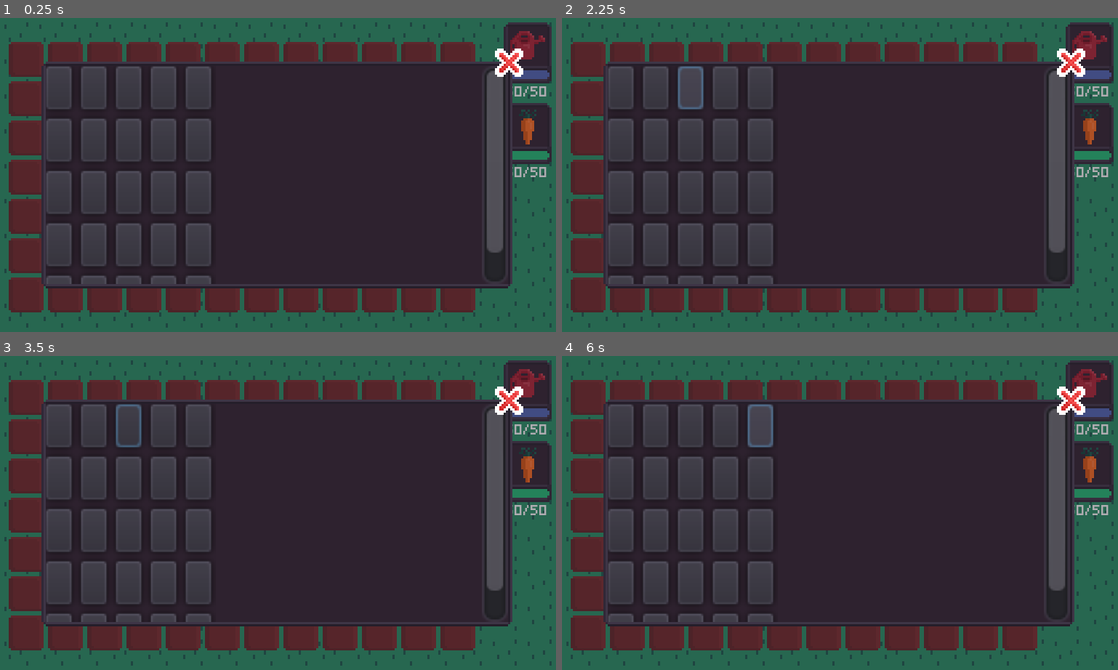
Above: before the commit, frames 1-4 (two rows, left to right).
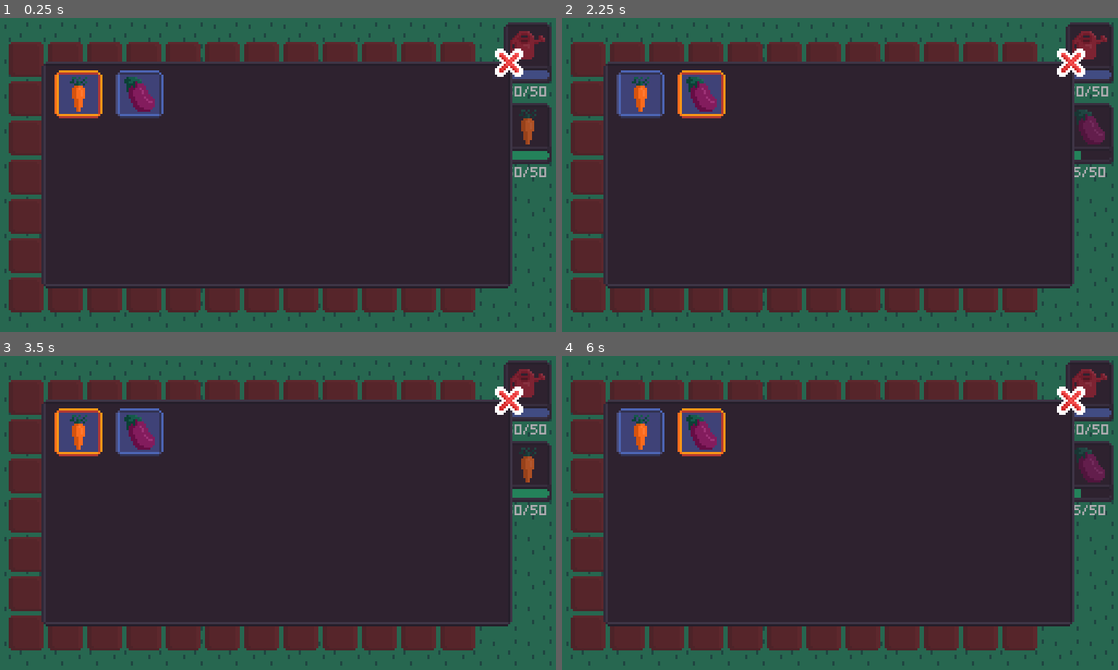
Above: after the commit, the same moments.

Repository: theludovyc/JamEstLa4
Game: Godot game, scene res://Scene/garden/Garden.tscn
Same seed, same stepped clock (60 frames per second), same inputs: the game is played once before the commit and once after it.
Inputs (mouse positions are in pixels of both pictures, inside the frame that each line leads up to):
- Up to frame 1 (0.25 s): no input
- Up to frame 2 (2.25 s): click (1090, 127) at 0.5 s; click (1051, 124) at 1.25 s; click (701, 93) at 2.02 s
- Up to frame 3 (3.5 s): click (77, 431) at 2.77 s
- Up to frame 4 (6 s): click (656, 425) at 3.52 s; click (689, 425) at 4.27 s; click (723, 425) at 5.02 s; click (762, 425) at 5.77 s

The runs differ from the first frame. In frame 1, 10% of the frame differs, in the area x 8-91%, y 15-85%; in frame 2, 11%; in frame 3, 10%; in frame 4, 11%, in the area x 8-99%, y 15-85%.

Commit message:
Some more seeds & seed selection menu

Diff:
--- a/Item/seeds/Carrot.tres
+++ b/Item/seeds/Carrot.tres
@@ -1,7 +1,6 @@
-[gd_resource type="Resource" load_steps=4 format=2]
+[gd_resource type="Resource" load_steps=3 format=2]
 
 [ext_resource path="res://Script/garden/Seed.gd" type="Script" id=1]
-[ext_resource path="res://ressources/sprites/garden/plantations/carrot.png" type="Texture" id=2]
 [ext_resource path="res://ressources/sprites/inventory/carrot.png" type="Texture" id=3]
 
 [resource]
@@ -10,5 +9,3 @@
 GrowDuration = 20
 GrowSteps = 3
 VegetableSprite = ExtResource( 3 )
-PlantSprite = ExtResource( 2 )
-GrowTotalTime = 600
--- a/Item/seeds/Eggplant.tres
+++ b/Item/seeds/Eggplant.tres
@@ -1,10 +1,11 @@
-[gd_resource type="Resource" load_steps=2 format=2]
+[gd_resource type="Resource" load_steps=3 format=2]
 
 [ext_resource path="res://Script/garden/Seed.gd" type="Script" id=1]
+[ext_resource path="res://ressources/sprites/inventory/eggplant.png" type="Texture" id=2]
 
 [resource]
 script = ExtResource( 1 )
 SeedName = "Eggplant"
 GrowDuration = 50
 GrowSteps = 4
-GrowTotalTime = 600
+VegetableSprite = ExtResource( 2 )
--- a/Scene/garden/Garden.tscn
+++ b/Scene/garden/Garden.tscn
@@ -12,6 +12,7 @@
 [ext_resource path="res://ressources/sprites/garden/button_open.png" type="Texture" id=10]
 [ext_resource path="res://ressources/sprites/garden/button_open_select.png" type="Texture" id=11]
 [ext_resource path="res://Scene/garden/SeedMenu.tscn" type="PackedScene" id=12]
+[ext_resource path="res://Item/seeds/Eggplant.tres" type="Resource" id=13]
 
 [sub_resource type="StyleBoxFlat" id=1]
 bg_color = Color( 0.301961, 0.396078, 0.705882, 1 )
@@ -53,7 +54,7 @@
 
 [node name="Garden" type="Node2D"]
 script = ExtResource( 5 )
-Seeds = [ ExtResource( 9 ) ]
+Seeds = [ ExtResource( 9 ), ExtResource( 13 ) ]
 
 [node name="Interface" type="CanvasLayer" parent="."]
 
--- a/Scene/garden/SeedMenu.tscn
+++ b/Scene/garden/SeedMenu.tscn
@@ -1,9 +1,14 @@
-[gd_scene load_steps=7 format=2]
+[gd_scene load_steps=12 format=2]
 
 [ext_resource path="res://ressources/sprites/menu_box.png" type="Texture" id=1]
 [ext_resource path="res://ressources/sprites/close.png" type="Texture" id=2]
 [ext_resource path="res://ressources/sprites/close_hover.png" type="Texture" id=3]
 [ext_resource path="res://Script/garden/SeedMenu.gd" type="Script" id=4]
+[ext_resource path="res://ressources/sprites/btn_bg.png" type="Texture" id=5]
+[ext_resource path="res://ressources/sprites/btn_bg_current.png" type="Texture" id=6]
+[ext_resource path="res://ressources/sprites/btn_bg_hover.png" type="Texture" id=7]
+[ext_resource path="res://ressources/sprites/inventory/carrot.png" type="Texture" id=8]
+[ext_resource path="res://ressources/sprites/inventory/eggplant.png" type="Texture" id=9]
 
 [sub_resource type="Animation" id=1]
 resource_name = "close"
@@ -151,163 +156,50 @@
 }
 
 [node name="Inner_box" type="ScrollContainer" parent="."]
-margin_left = 22.0
-margin_top = 22.0
-margin_right = 234.0
+margin_left = 26.0
+margin_top = 24.0
+margin_right = 232.0
 margin_bottom = 122.0
+grow_horizontal = 2
+grow_vertical = 2
 __meta__ = {
 "_edit_use_anchors_": false
 }
 
 [node name="Inner" type="GridContainer" parent="Inner_box"]
-margin_right = 76.0
-margin_bottom = 116.0
-custom_constants/vseparation = 4
-custom_constants/hseparation = 4
-columns = 5
+margin_right = 50.0
+margin_bottom = 22.0
+custom_constants/vseparation = 6
+custom_constants/hseparation = 6
+columns = 7
 __meta__ = {
 "_edit_lock_": true
 }
 
-[node name="Button" type="Button" parent="Inner_box/Inner"]
-margin_right = 12.0
-margin_bottom = 20.0
-
-[node name="Button2" type="Button" parent="Inner_box/Inner"]
-margin_left = 16.0
-margin_right = 28.0
-margin_bottom = 20.0
-
-[node name="Button8" type="Button" parent="Inner_box/Inner"]
-margin_left = 32.0
-margin_right = 44.0
-margin_bottom = 20.0
-
-[node name="Button9" type="Button" parent="Inner_box/Inner"]
-margin_left = 48.0
-margin_right = 60.0
-margin_bottom = 20.0
-
-[node name="Button10" type="Button" parent="Inner_box/Inner"]
-margin_left = 64.0
-margin_right = 76.0
-margin_bottom = 20.0
-
-[node name="Button11" type="Button" parent="Inner_box/Inner"]
-margin_top = 24.0
-margin_right = 12.0
-margin_bottom = 44.0
-
-[node name="Button12" type="Button" parent="Inner_box/Inner"]
-margin_left = 16.0
-margin_top = 24.0
-margin_right = 28.0
-margin_bottom = 44.0
-
-[node name="Button13" type="Button" parent="Inner_box/Inner"]
-margin_left = 32.0
-margin_top = 24.0
-margin_right = 44.0
-margin_bottom = 44.0
-
-[node name="Button14" type="Button" parent="Inner_box/Inner"]
-margin_left = 48.0
-margin_top = 24.0
-margin_right = 60.0
-margin_bottom = 44.0
-
-[node name="Button15" type="Button" parent="Inner_box/Inner"]
-margin_left = 64.0
-margin_top = 24.0
-margin_right = 76.0
-margin_bottom = 44.0
-
-[node name="Button16" type="Button" parent="Inner_box/Inner"]
-margin_top = 48.0
-margin_right = 12.0
-margin_bottom = 68.0
-
-[node name="Button17" type="Button" parent="Inner_box/Inner"]
-margin_left = 16.0
-margin_top = 48.0
-margin_right = 28.0
-margin_bottom = 68.0
-
-[node name="Button18" type="Button" parent="Inner_box/Inner"]
-margin_left = 32.0
-margin_top = 48.0
-margin_right = 44.0
-margin_bottom = 68.0
-
-[node name="Button19" type="Button" parent="Inner_box/Inner"]
-margin_left = 48.0
-margin_top = 48.0
-margin_right = 60.0
-margin_bottom = 68.0
-
-[node name="Button20" type="Button" parent="Inner_box/Inner"]
-margin_left = 64.0
-margin_top = 48.0
-margin_right = 76.0
-margin_bottom = 68.0
-
-[node name="Button21" type="Button" parent="Inner_box/Inner"]
-margin_top = 72.0
-margin_right = 12.0
-margin_bottom = 92.0
-
-[node name="Button22" type="Button" parent="Inner_box/Inner"]
-margin_left = 16.0
-margin_top = 72.0
-margin_right = 28.0
-margin_bottom = 92.0
-
-[node name="Button23" type="Button" parent="Inner_box/Inner"]
-margin_left = 32.0
-margin_top = 72.0
-margin_right = 44.0
-margin_bottom = 92.0
-
-[node name="Button24" type="Button" parent="Inner_box/Inner"]
-margin_left = 48.0
-margin_top = 72.0
-margin_right = 60.0
-margin_bottom = 92.0
-
-[node name="Button25" type="Button" parent="Inner_box/Inner"]
-margin_left = 64.0
-margin_top = 72.0
-margin_right = 76.0
-margin_bottom = 92.0
-
-[node name="Button3" type="Button" parent="Inner_box/Inner"]
-margin_top = 96.0
-margin_right = 12.0
-margin_bottom = 116.0
-
-[node name="Button4" type="Button" parent="Inner_box/Inner"]
-margin_left = 16.0
-margin_top = 96.0
-margin_right = 28.0
-margin_bottom = 116.0
-
-[node name="Button5" type="Button" parent="Inner_box/Inner"]
-margin_left = 32.0
-margin_top = 96.0
-margin_right = 44.0
-margin_bottom = 116.0
-
-[node name="Button6" type="Button" parent="Inner_box/Inner"]
-margin_left = 48.0
-margin_top = 96.0
-margin_right = 60.0
-margin_bottom = 116.0
-
-[node name="Button7" type="Button" parent="Inner_box/Inner"]
-margin_left = 64.0
-margin_top = 96.0
-margin_right = 76.0
-margin_bottom = 116.0
+[node name="Carrot" type="TextureButton" parent="Inner_box/Inner"]
+margin_right = 22.0
+margin_bottom = 22.0
+texture_normal = ExtResource( 5 )
+texture_hover = ExtResource( 7 )
+texture_disabled = ExtResource( 6 )
+
+[node name="Sprite" type="Sprite" parent="Inner_box/Inner/Carrot"]
+texture = ExtResource( 8 )
+centered = false
+offset = Vector2( 3, 3 )
+
+[node name="Eggplant" type="TextureButton" parent="Inner_box/Inner"]
+margin_left = 28.0
+margin_right = 50.0
+margin_bottom = 22.0
+texture_normal = ExtResource( 5 )
+texture_hover = ExtResource( 7 )
+texture_disabled = ExtResource( 6 )
+
+[node name="Sprite" type="Sprite" parent="Inner_box/Inner/Eggplant"]
+texture = ExtResource( 9 )
+centered = false
+offset = Vector2( 3, 3 )
 
 [node name="TextureButton" type="TextureButton" parent="."]
 margin_left = 228.0
@@ -324,4 +216,6 @@
 [node name="Animations" type="AnimationPlayer" parent="."]
 anims/close = SubResource( 1 )
 anims/open = SubResource( 2 )
+[connection signal="pressed" from="Inner_box/Inner/Carrot" to="." method="set_current_seed"]
+[connection signal="pressed" from="Inner_box/Inner/Eggplant" to="." method="set_current_seed"]
 [connection signal="pressed" from="TextureButton" to="." method="close"]
--- a/Script/garden/Garden.gd
+++ b/Script/garden/Garden.gd
@@ -15,15 +15,17 @@
 var water: int = 50 setget set_water
 
 # Planting
-var seed_type
+var seed_type = load("res://Item/seeds/Carrot.tres") setget seed_type_changed
 var seed_max = 50
 var seed_count = 50 setget set_seed_count
+var inventory_seed_count = {"Carrot": 50, "Eggplant": 15}
 
 
 func _ready():
 	for child in get_children():
 		if child is Plot:
 			child.get_node("Evaporation").wait_time = EvaporationTime
+	Interface.get_node("Planting").get_node("SeedsLevel").max_value = seed_max
 	update_water_bar()
 	update_seed_bar()
 
@@ -38,6 +40,20 @@
 	update_seed_bar()
 
 
+func seed_type_changed(value):
+	$Interface/Planting/Sprite.texture = value.VegetableSprite
+	print(seed_type.SeedName, " to ", value.SeedName)
+	inventory_seed_count[seed_type.SeedName] = seed_count
+	seed_count = inventory_seed_count[value.SeedName]
+	seed_type = value
+	updateBars()
+
+
+func updateBars():
+	update_water_bar()
+	update_seed_bar()
+
+
 func update_water_bar():
 	Interface.get_node("Watering").get_node("WaterLevel").max_value = max_water
 	Interface.get_node("Watering").get_node("WaterLevel").value = water
@@ -45,7 +61,6 @@
 
 
 func update_seed_bar():
-	Interface.get_node("Planting").get_node("SeedsLevel").max_value = seed_count
 	Interface.get_node("Planting").get_node("SeedsLevel").value = seed_count
 	Interface.get_node("Planting").get_node("Stat").text = str(seed_count) + "/" + str(seed_max)
 
@@ -57,7 +72,6 @@
 
 # On click plantation
 func seed_select():
-	seed_type = Seeds[0]  # Temporary seed for test
 	toggle_curent_action("Planting")
 
 
--- a/Script/garden/SeedMenu.gd
+++ b/Script/garden/SeedMenu.gd
@@ -1,6 +1,13 @@
 extends Control
 
 onready var Animations = $Animations
+
+var Garden
+
+
+func _ready():
+	Garden = self.get_parent().get_parent()
+	get_node("Inner_box").get_node("Inner").get_node("Carrot").disabled = true
 
 
 func open():
@@ -9,3 +16,16 @@
 
 func close():
 	Animations.play("close")
+
+
+func set_current_seed():
+	var seed_name = ""
+	for b in get_node("Inner_box").get_node("Inner").get_children():
+		b.disabled = false
+		if b.is_hovered():
+			seed_name = b.name
+			b.disabled = true
+
+	for s in Garden.Seeds:
+		if s.SeedName == seed_name:
+			Garden.seed_type = s
Not shown: 1 places in Scene/garden/Garden.tscn that only renumber resources
Binary file added: ressources/sprites/btn_bg.png
Not shown, added: ressources/sprites/btn_bg.png.import
Binary file added: ressources/sprites/btn_bg_current.png
Not shown, added: ressources/sprites/btn_bg_current.png.import
Binary file added: ressources/sprites/btn_bg_hover.png
Not shown, added: ressources/sprites/btn_bg_hover.png.import
